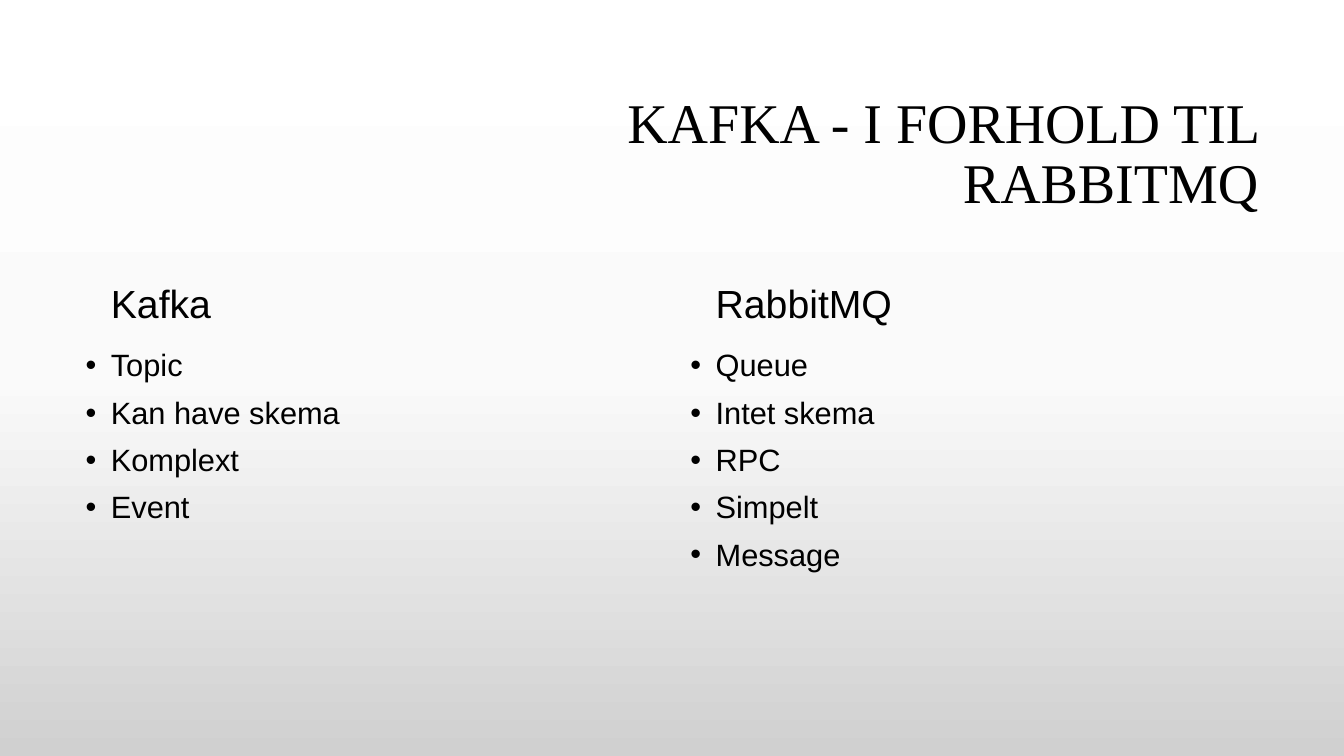
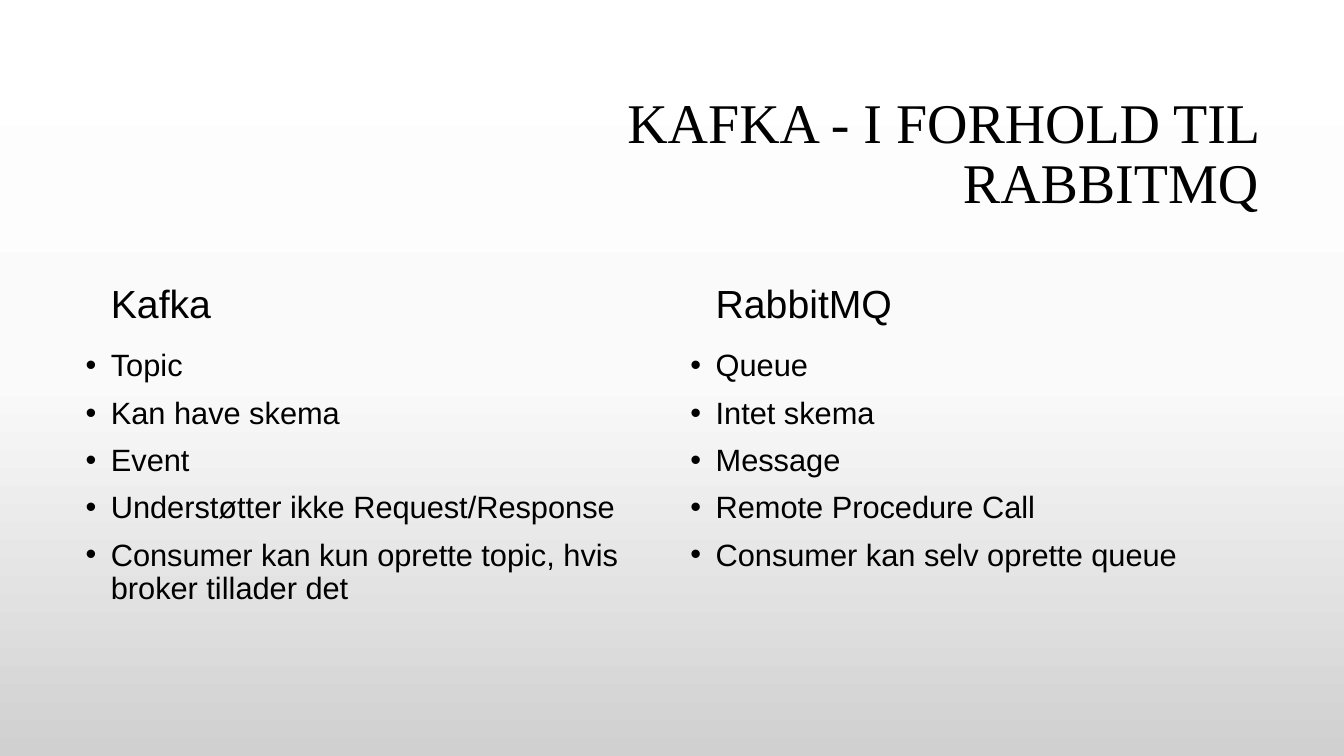
Before and after one commit to GitDeveloperBel/Kafka, a slide deck: slide 32 of presentation.pptx (slide 29 before the commit). Drawn at 1344x756 pixels with LibreOffice and Linux fonts; fonts in the diff are those of the drawing; background and template pictures are left out. Boxes give left, top, right and bottom in pixels: in the first picture for what was removed or moved away, otherwise in the second. Text is boxed around its words. In the diff, an @@ line names an element or a change of style, - is before the commit and + after.

Commit message:
presentation and kafka

```diff
--- a/presentation.pptx
+++ b/presentation.pptx
@@ text at [111,448,239,477]: paragraph removed @@
-• Komplext
@@ text at [716,449,818,524]: paragraphs removed @@
-• RPC
-• Simpelt
@@ text at [111,495,618,600]: paragraphs added @@
+• Understøtter ikke Request/Response
+• Consumer kan kun oprette topic, hvis broker tillader det
@@ text at [716,495,1176,571]: paragraphs added @@
+• Remote Procedure Call
+• Consumer kan selv oprette queue
```
Also in this commit, not shown: 10 other slides changed, 5 slides added, 2 slides removed, 11 other files.
